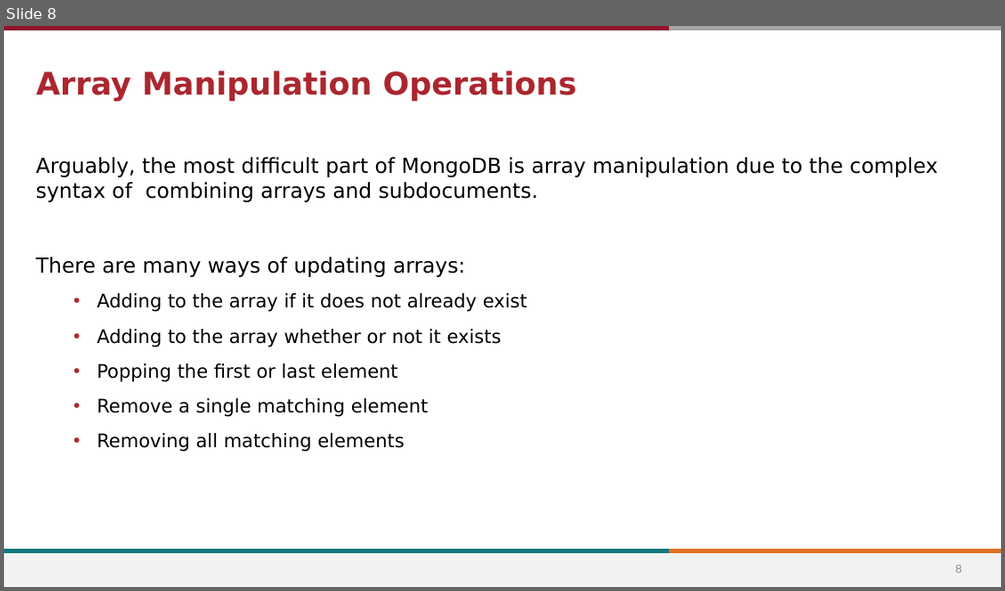
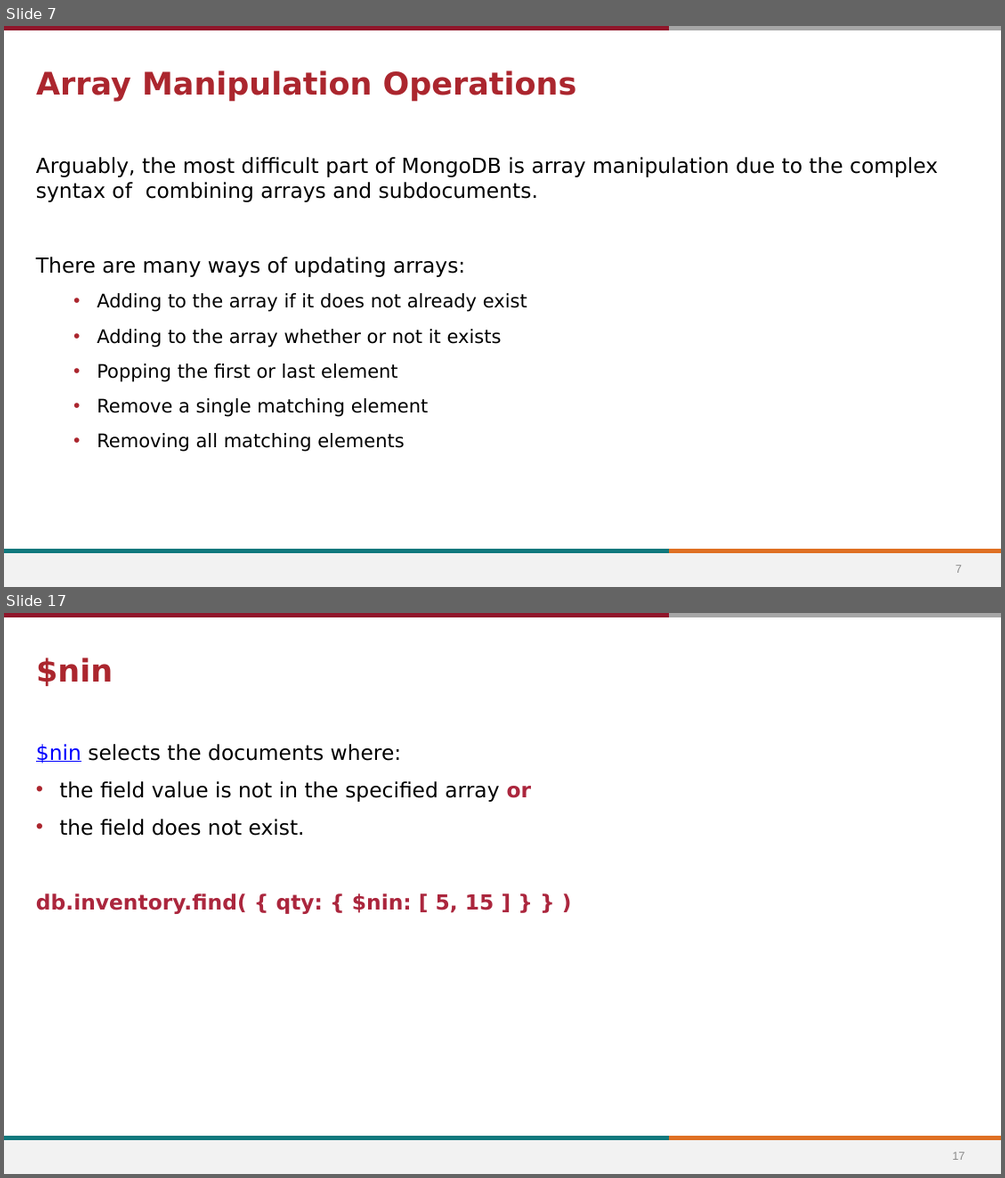
Before and after one commit to stevens-cs546-cs554/CS-546, a slide deck: lecture_06/API Development and Intermediate MongoDB.pptx. Shown one above the other, each under a label of ours: slide 8 before the commit, slides 7 and 17 after it; the slides between them are not shown. The pictures are 1005x591 and 1005x1178 pixels, drawn with LibreOffice and Linux fonts; fonts in the diff are those of the drawing; background and template pictures are left out. Boxes give left, top, right and bottom in pixels: in the first picture for what was removed or moved away, otherwise in the second. Text is boxed around its words. In the diff, an @@ line names an element or a change of style, - is before the commit and + after.

```diff
--- a/lecture_06/API Development and Intermediate MongoDB.pptx
+++ b/lecture_06/API Development and Intermediate MongoDB.pptx
@@ slide 17 added at bbox=[4, 613, 1001, 1174], background #FFFFFF; not listed: 5 template elements that a slide beside it also shows @@
@@ title added at bbox=[36, 657, 113, 686], 30 pt, text #AB262E, bold @@
+$nin
@@ text added at bbox=[36, 744, 532, 914], 20 pt, text #000000 @@
+$nin selects the documents where:
+• the field value is not in the specified array or
+• the field does not exist.
+db.inventory.find( { qty: { $nin: [ 5, 15 ] } } )
@@ page number added at bbox=[952, 1151, 964, 1159], 11 pt, text #8C8C8C @@
+17
@@ what was slide 8 is now slide 7 @@
@@ page number at bbox=[955, 564, 962, 572]: text changed @@
-8
+7
```
Also in this commit, not shown: 2 slides changed, 26 other slides added, 1 slide removed, 13 other files.
